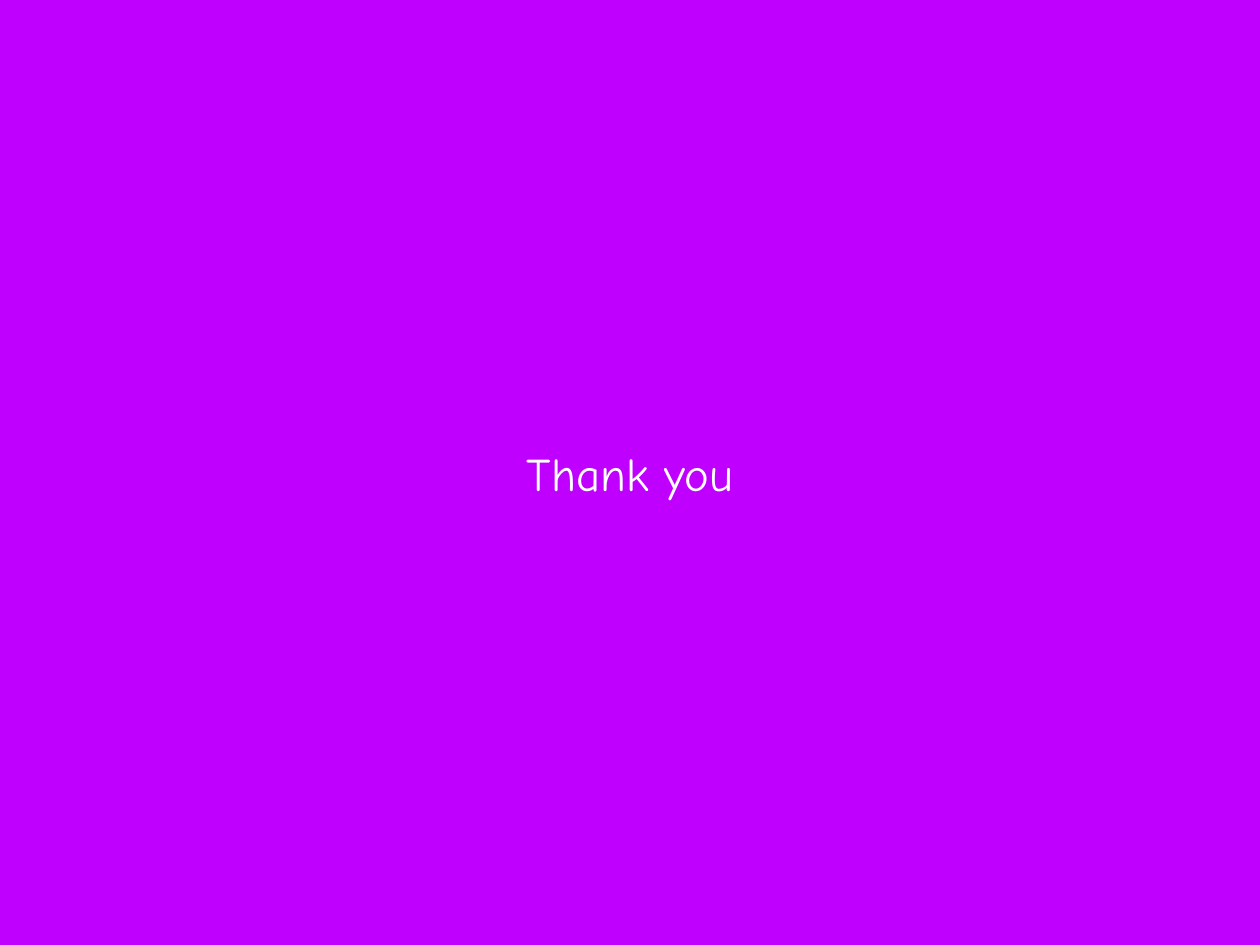
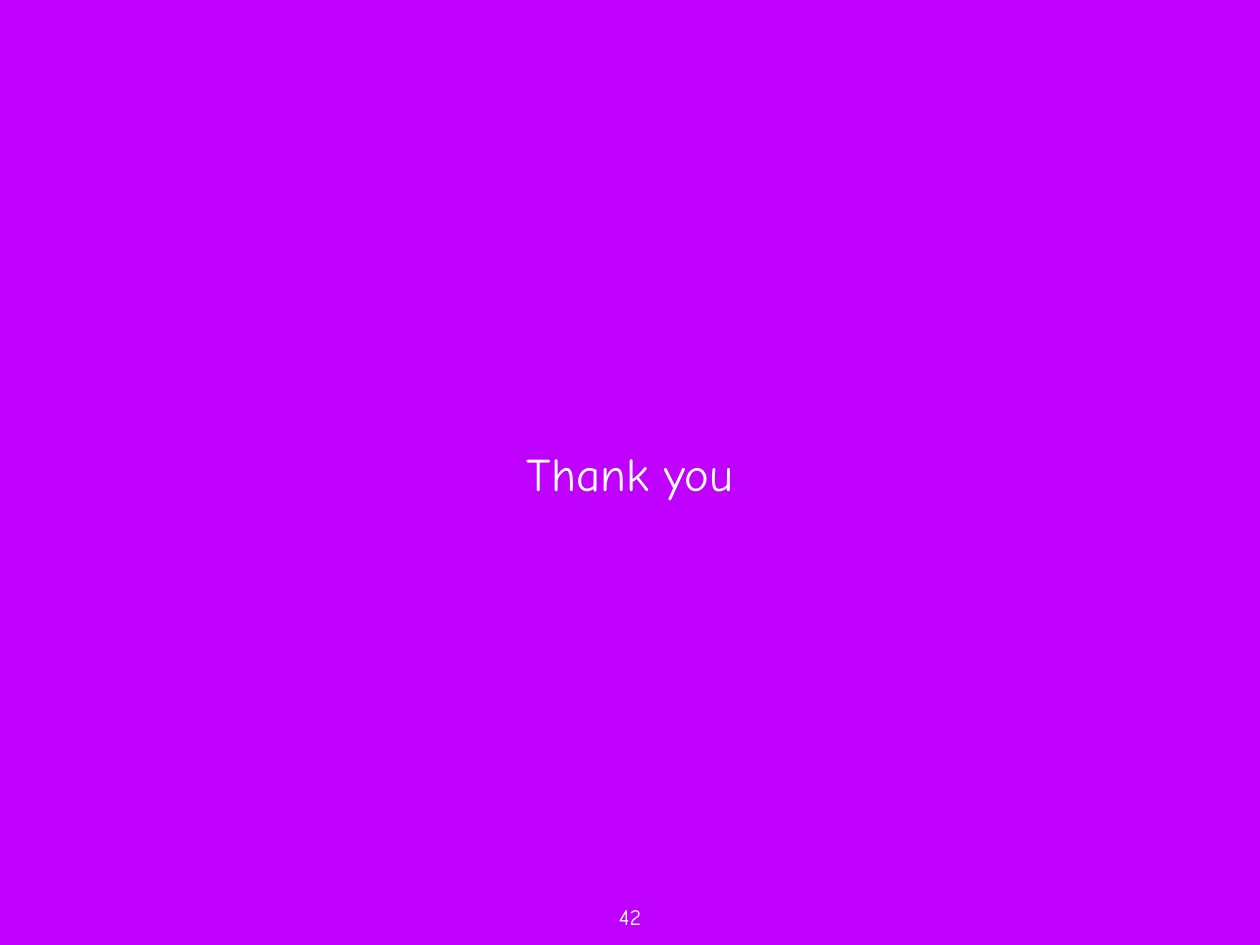
Before and after one commit to Ensemble3866/OOAD_IoT_assignment, a slide deck: slide 42 of doc/midterm_review.pptx (slide 30 before the commit). Drawn at 1260x945 pixels with LibreOffice and Linux fonts; fonts in the diff are those of the drawing; background and template pictures are left out. Boxes give left, top, right and bottom in pixels: in the first picture for what was removed or moved away, otherwise in the second. Text is boxed around its words. In the diff, an @@ line names an element or a change of style, - is before the commit and + after.

```diff
--- a/doc/midterm_review.pptx
+++ b/doc/midterm_review.pptx
@@ page number added at [619, 910, 641, 925], 18 pt, text #FFFFFF @@
+42
```
Also in this commit, not shown: 14 other slides changed, 12 slides added, 2 other files.
